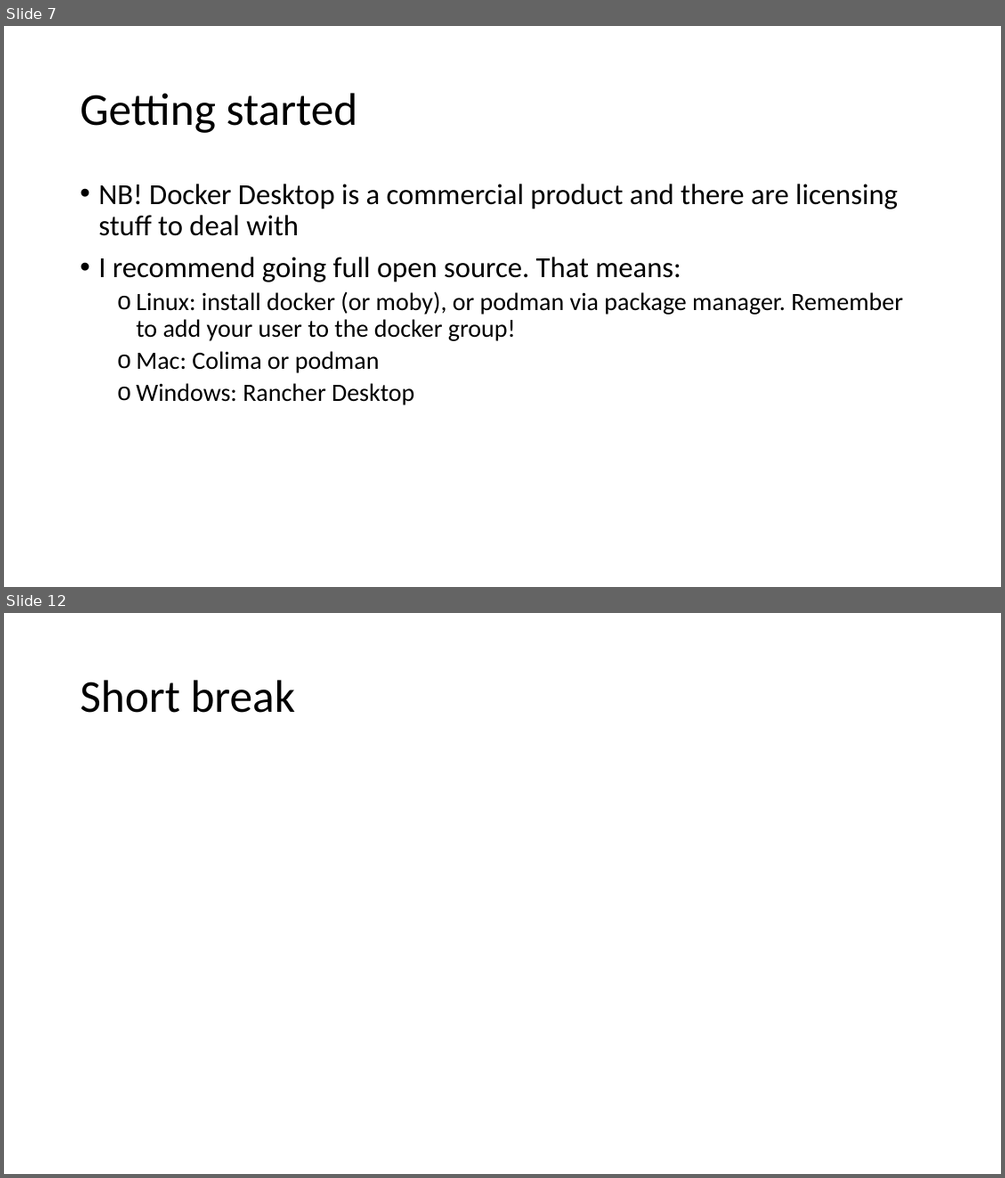
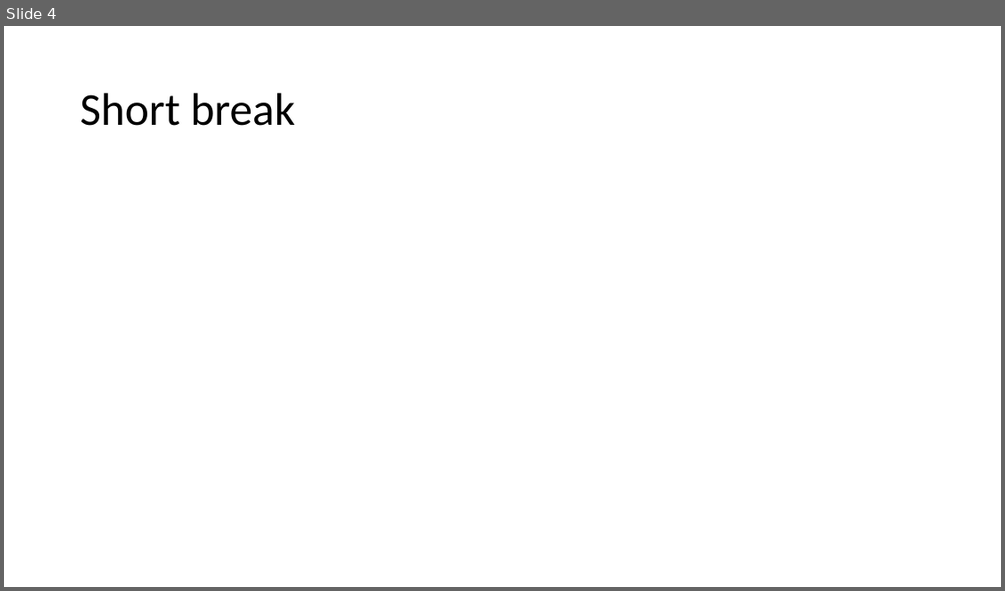
Before and after one commit to fortedigital/cg-kafka, a slide deck: workshop2/Kafka - 102.pptx. Shown one above the other, each under a label of ours: slides 7 and 12 before the commit, slide 4 after it; the slides between them are not shown. The pictures are 1005x1178 and 1005x591 pixels, drawn with LibreOffice and Linux fonts; fonts in the diff are those of the drawing. Boxes give left, top, right and bottom in pixels: in the first picture for what was removed or moved away, otherwise in the second. Text is boxed around its words. In the diff, an @@ line names an element or a change of style, - is before the commit and + after.

```diff
--- a/workshop2/Kafka - 102.pptx
+++ b/workshop2/Kafka - 102.pptx
@@ slide 7 removed at (x1=4, y1=26, x2=1001, y2=587), background #FFFFFF @@
@@ title removed at (x1=80, y1=93, x2=358, y2=133) @@
-Getting started
@@ text removed at (x1=98, y1=184, x2=903, y2=405) @@
-• NB! Docker Desktop is a commercial product and there are licensing stuff to deal with
-• I recommend going full open source. That means:
-  o Linux: install docker (or moby), or podman via package manager. Remember to add your user to the docker group!
-  o Mac: Colima or podman
-  o Windows: Rancher Desktop
@@ what was slide 12 is now slide 4 @@
```
Also in this commit, not shown: 3 slides changed, 3 slides added, 42 other slides removed, 11 other files.
